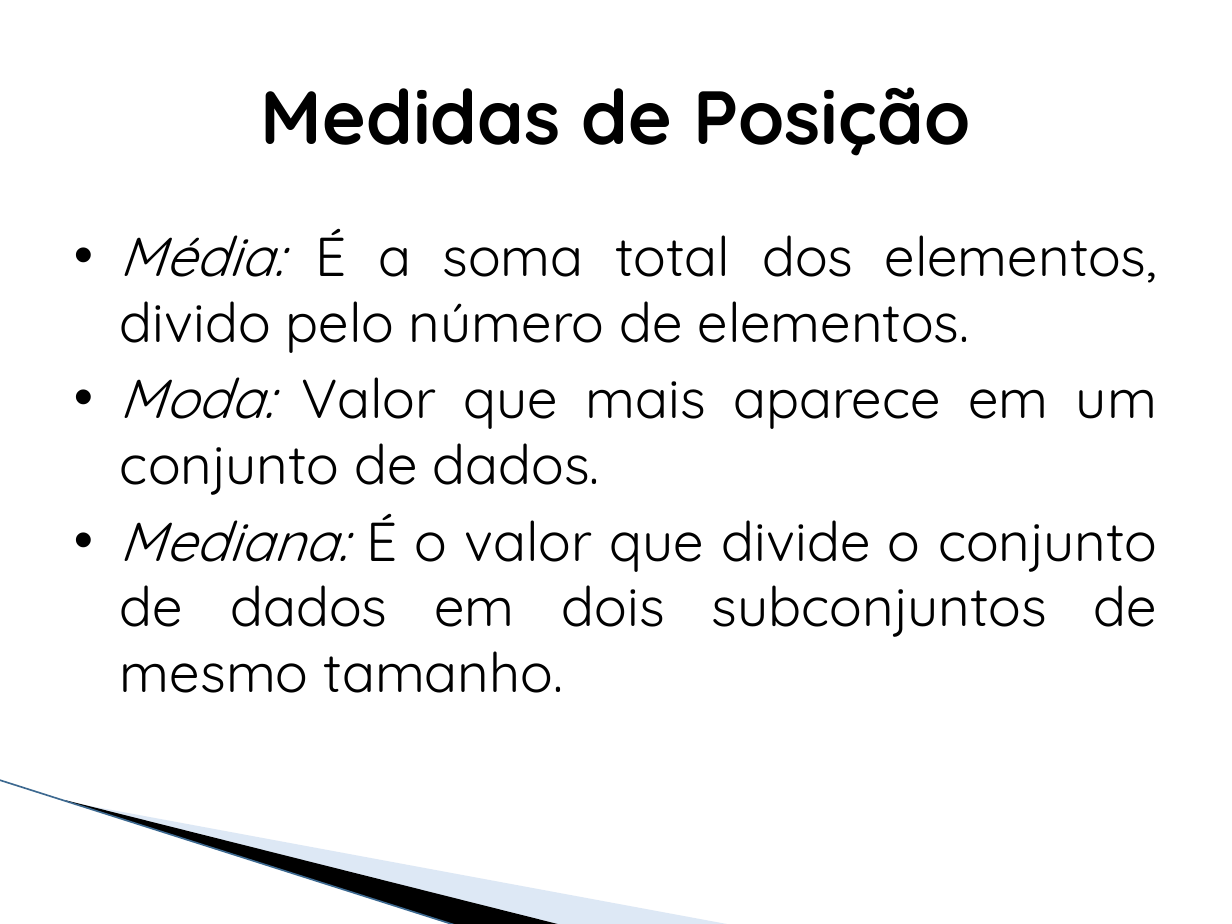
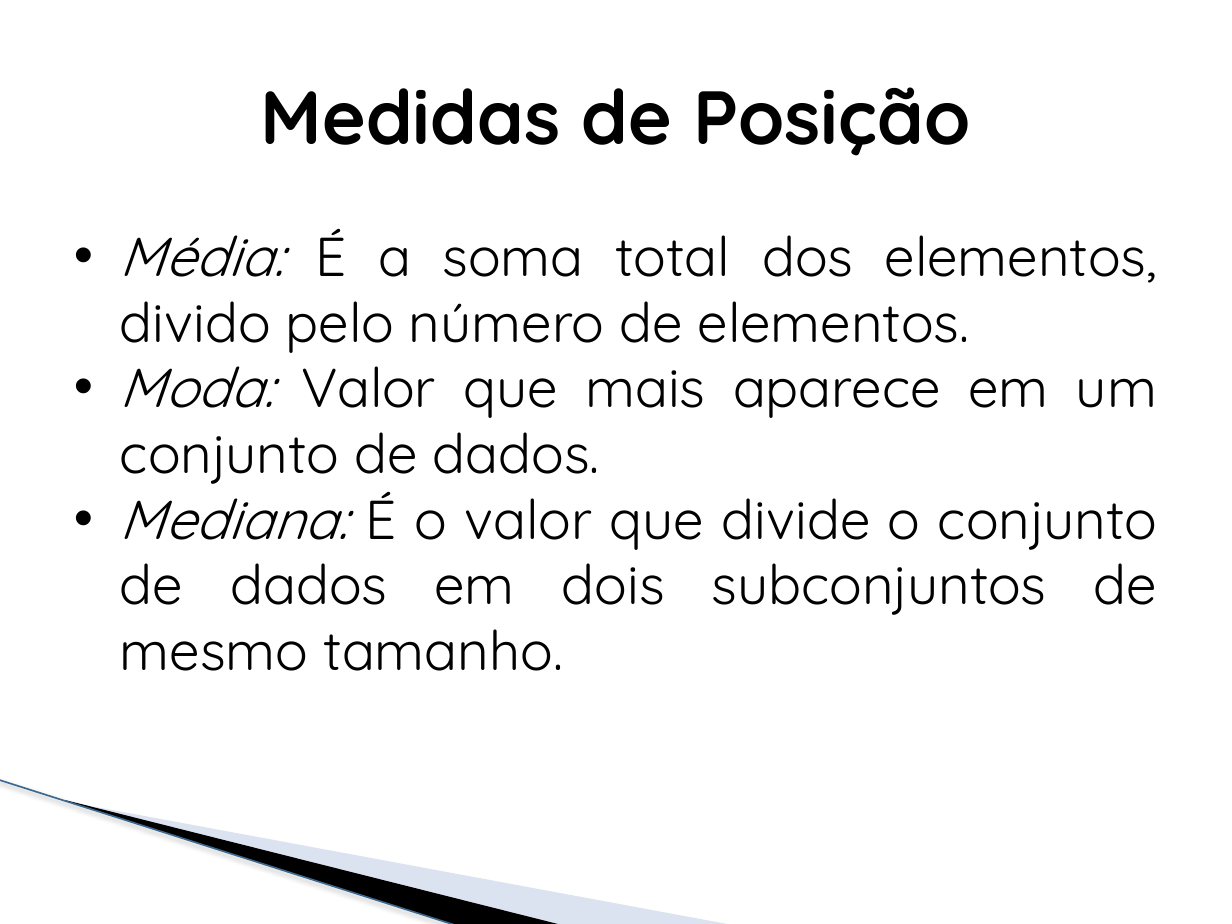
Before and after one commit to j52546/EstatisticaProbabilidade-, a slide deck: slide 3 of Probabilidade e Estatística.pptx. Drawn at 1232x924 pixels with LibreOffice and Linux fonts; fonts in the diff are those of the drawing; background and template pictures are left out. Boxes give left, top, right and bottom in pixels: in the first picture for what was removed or moved away, otherwise in the second. Text is boxed around its words. In the diff, an @@ line names an element or a change of style, - is before the commit and + after.

```diff
--- a/Probabilidade e Estatística.pptx
+++ b/Probabilidade e Estatística.pptx
@@ text "Média: É a soma total ..." at (x1=120, y1=228, x2=1157, y2=671): less space between paragraphs @@
@@ line (0, 780) - (457, 924): stroke #A4C1E3 0.95 pt to #3D6990 0.96 pt @@
@@ freeform shape at (x1=68, y1=801, x2=733, y2=924): fill #ABC6E6 at 40% opacity to #A7B9DB at 40% opacity @@
```
Also in this commit, not shown: 10 other slides changed, 1 slide added, 1 slide removed, 1 other file.
